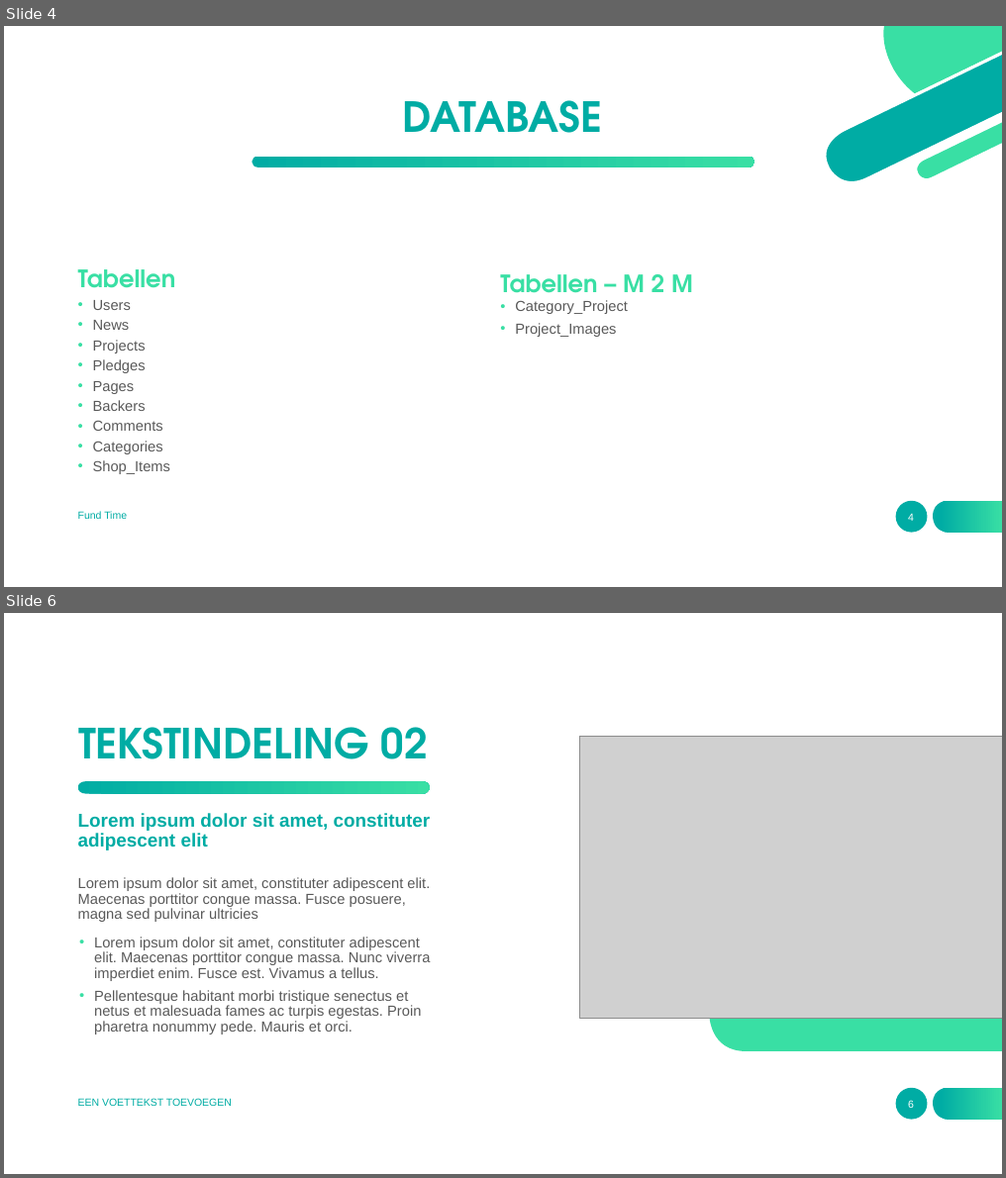
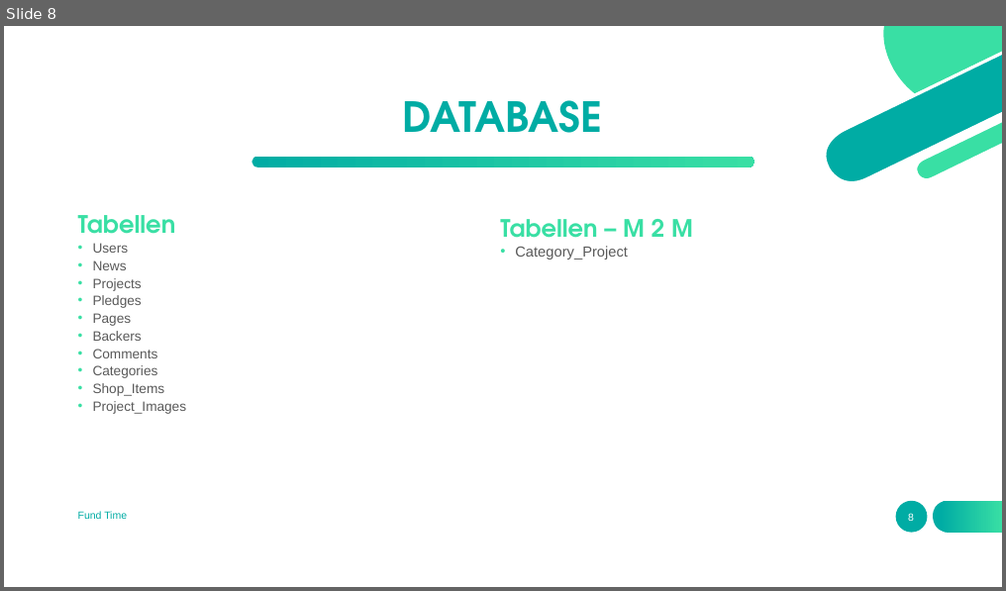
Before and after one commit to nawatend/fundtime, a slide deck: docs/Fund Time.pptx. Shown one above the other, each under a label of ours: slides 4 and 6 before the commit, slide 8 after it; the slides between them are not shown. The pictures are 1006x1178 and 1006x591 pixels, drawn with LibreOffice and Linux fonts; fonts in the diff are those of the drawing; grey boxes stand for pictures. Boxes give left, top, right and bottom in pixels: in the first picture for what was removed or moved away, otherwise in the second. Text is boxed around its words. In the diff, an @@ line names an element or a change of style, - is before the commit and + after.

```diff
--- a/docs/Fund Time.pptx
+++ b/docs/Fund Time.pptx
@@ slide 6 removed at (4, 613, 1002, 1174), background #FFFFFF; not listed: 2 template elements that a slide beside it also shows @@
@@ title removed at (78, 727, 428, 760) @@
-TEKSTINDELING 02
@@ picture removed at (580, 737, 1002, 1018) @@
@@ freeform shape removed at (76, 780, 430, 794) @@
@@ text removed at (78, 813, 431, 851) @@
-Lorem ipsum dolor sit amet, constituter adipescent elit
@@ text removed at (78, 877, 430, 922) @@
-Lorem ipsum dolor sit amet, constituter adipescent elit. Maecenas porttitor congue massa. Fusce posuere, magna sed pulvinar ultricies
@@ text removed at (94, 937, 430, 1035) @@
-• Lorem ipsum dolor sit amet, constituter adipescent elit. Maecenas porttitor congue massa. Nunc viverra imperdiet enim. Fusce est. Vivamus a tellus.
-• Pellentesque habitant morbi tristique senectus et netus et malesuada fames ac turpis egestas. Proin pharetra nonummy pede. Mauris et orci.
@@ freeform shape removed at (856, 954, 1002, 998) @@
@@ freeform shape removed at (709, 976, 1002, 1052) @@
@@ freeform shape removed at (856, 976, 1002, 978) @@
@@ text removed at (78, 1098, 232, 1106) @@
-EEN VOETTEKST TOEVOEGEN
@@ page number removed at (908, 1100, 914, 1108) @@
-6
@@ what was slide 4 is now slide 8 @@
@@ slide 8 changed as well @@
@@ text at (93, 243, 165, 396): size 14 to 12.9 pt in "Users", "News", "Projects", "Pledges" and 5 more places; line spacing 0.8 to 0.7 @@
@@ 4 texts: place and size @@
-4 texts at (78, 270, 693, 474)
+4 texts at (78, 215, 693, 414)
@@ text at (515, 323, 616, 337): paragraph removed @@
-• Project_Images
@@ text at (93, 401, 187, 414): paragraph added @@
+• Project_Images
@@ page number at (908, 513, 914, 521): text changed @@
-4
+8
```
Also in this commit, not shown: 4 other slides changed, 8 slides added, 5 other slides removed, 4 other files.
